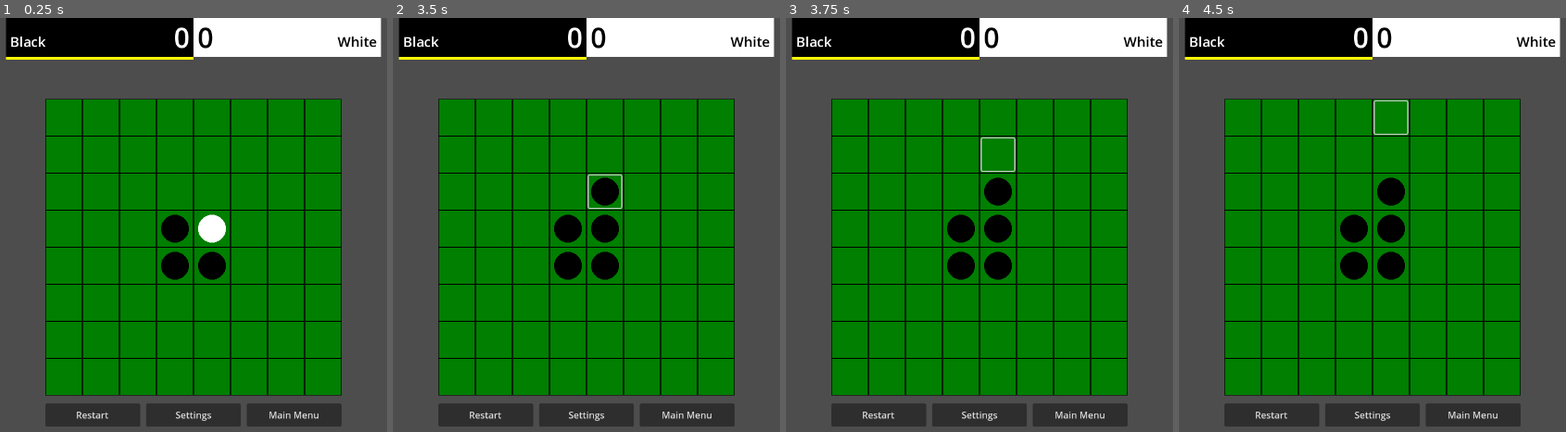
Above: before the commit, frames 1-4 (left to right).
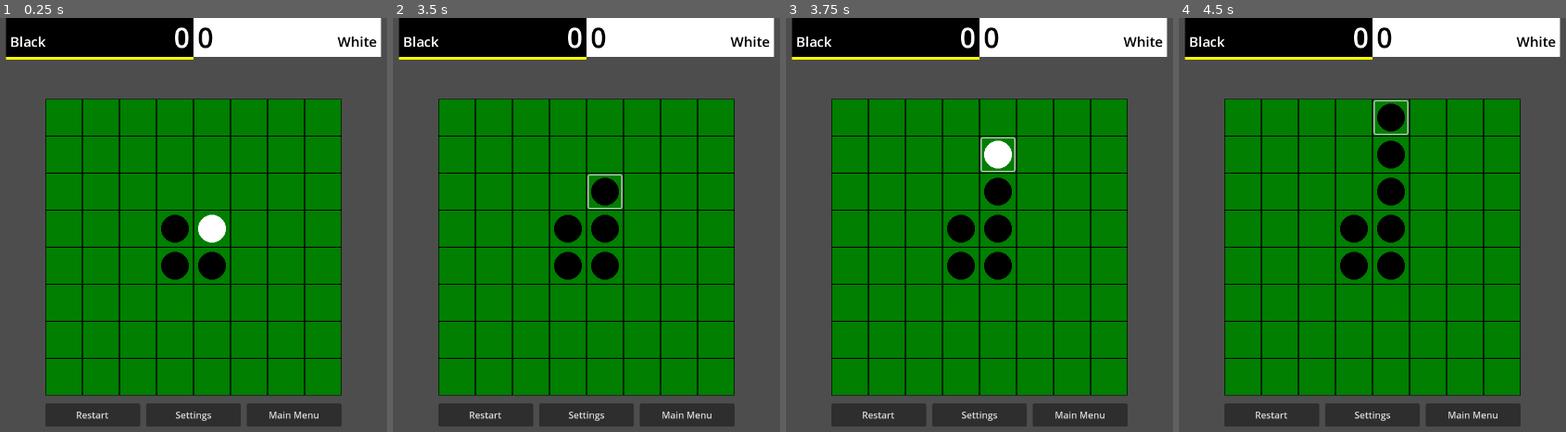
Above: after the commit, the same moments.

Repository: phrasmotica/othello
Game: Godot game, scene res://scenes/game_test.tscn
The game is run twice, just before and just after one commit, with the same random seed, the same clock (stepped at 60 frames per second) and the same inputs. This scene is started directly instead of the project's main scene.
Inputs (mouse positions are in pixels of both pictures, inside the frame that each line leads up to):
- Up to frame 1 (0.25 s): no input
- Up to frame 2 (3.5 s): click "Restart" at 0.5 s; click "Restart" at 1.25 s; click "Restart" at 2 s; click (605, 191) at 2.77 s
- Up to frame 3 (3.75 s): click (998, 154) at 3.52 s
- Up to frame 4 (4.5 s): click (1391, 117) at 4.27 s

Frames 1-2 are identical in both runs. In frame 3, 0.4% of the frame differs, in the area x 51-59%, y 29-37%; in frame 4, 0.8%, in the area x 51-59%, y 20-37%.

Commit message:
Don't refresh board cell placeability when the board state updates

Diff:
--- a/scripts/placement_calculator.gd
+++ b/scripts/placement_calculator.gd
@@ -30,10 +30,6 @@
 
 func _handle_state_changed(data: BoardStateData) -> void:
 	_board_state = data
-
-	# MEDIUM: only refresh if this came from a counter being placed,
-	# or from an entire set of flips completing
-	refresh_for(_board_state.next_colour)
 
 func compute_plays() -> Dictionary[BoardStateData.CounterType, AvailablePlays]:
 	var black_plays := _get_plays_for(BoardStateData.CounterType.BLACK)
